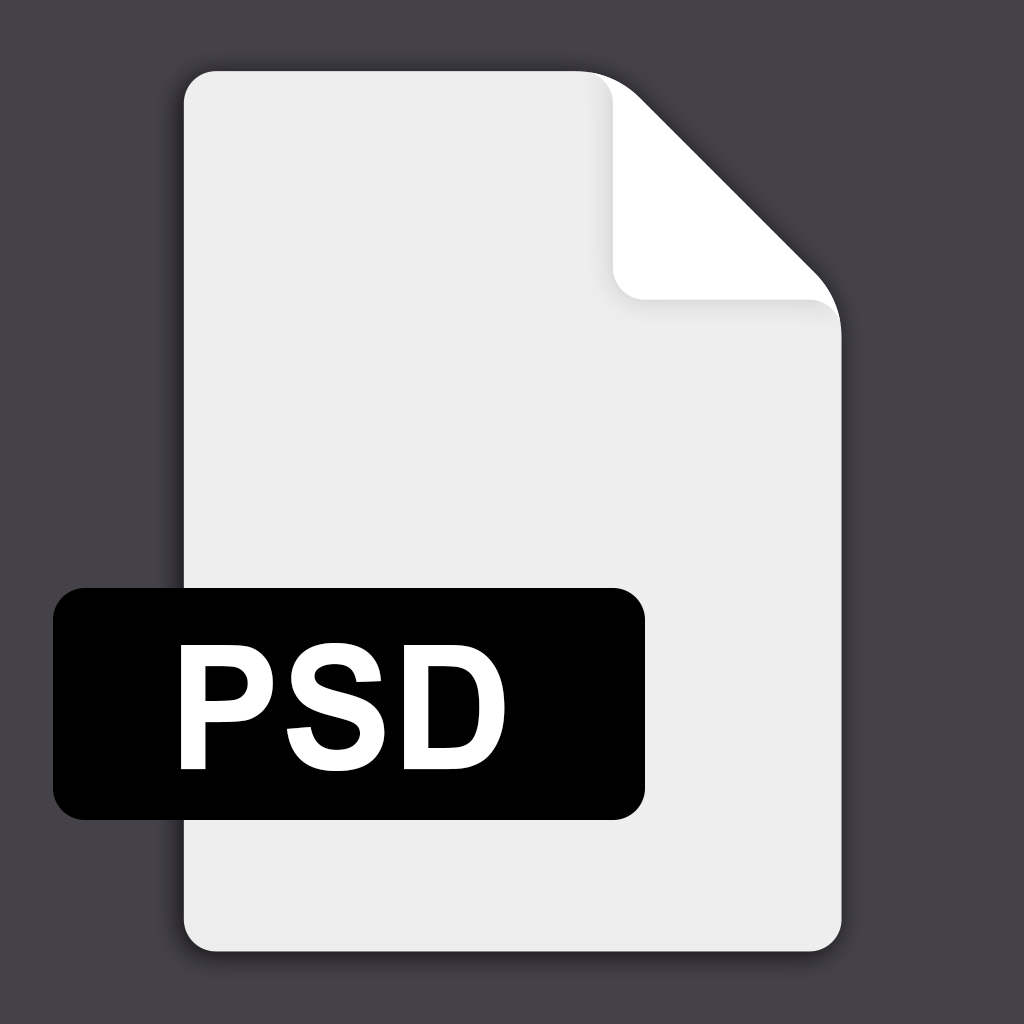
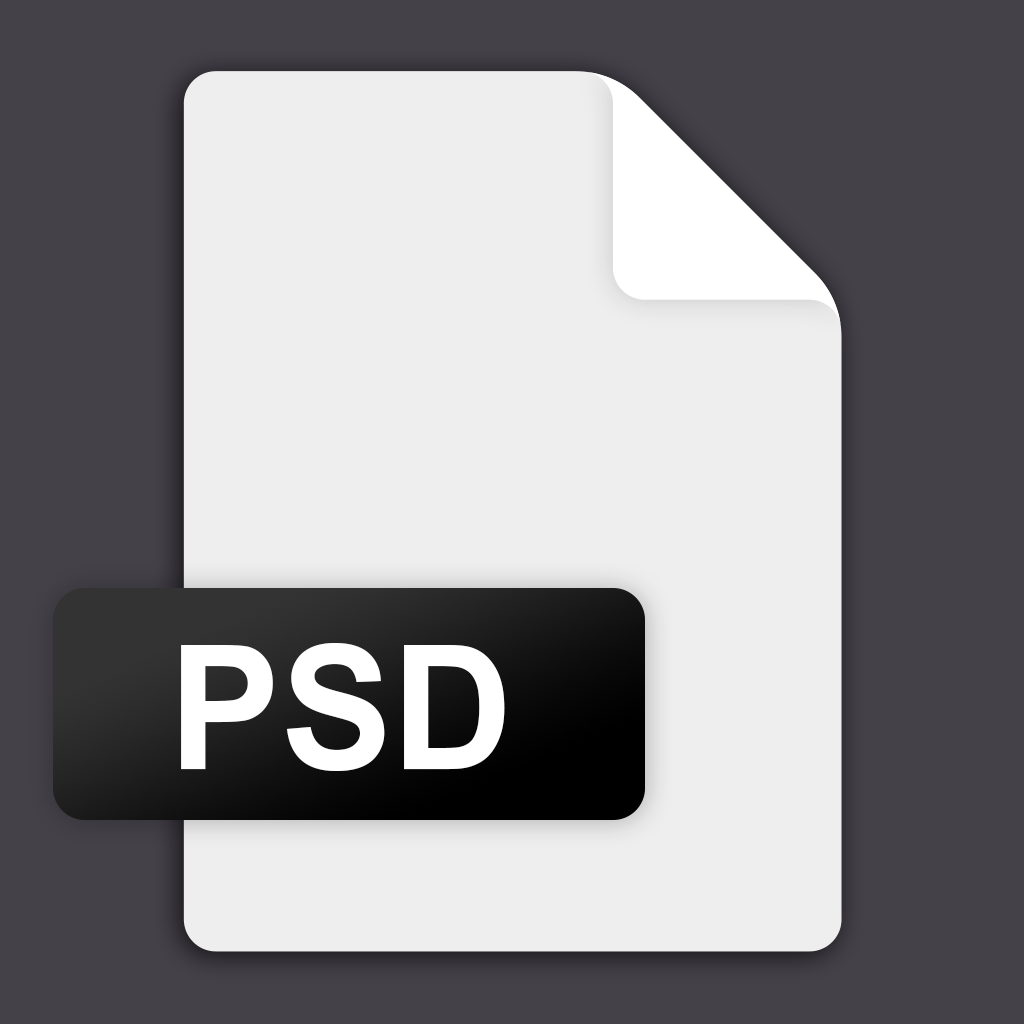
Comparing the layer stacks of the two 1024 x 1024 images. Changes:
pixels changed over box(39, 567, 668, 843) (layer not identified)
